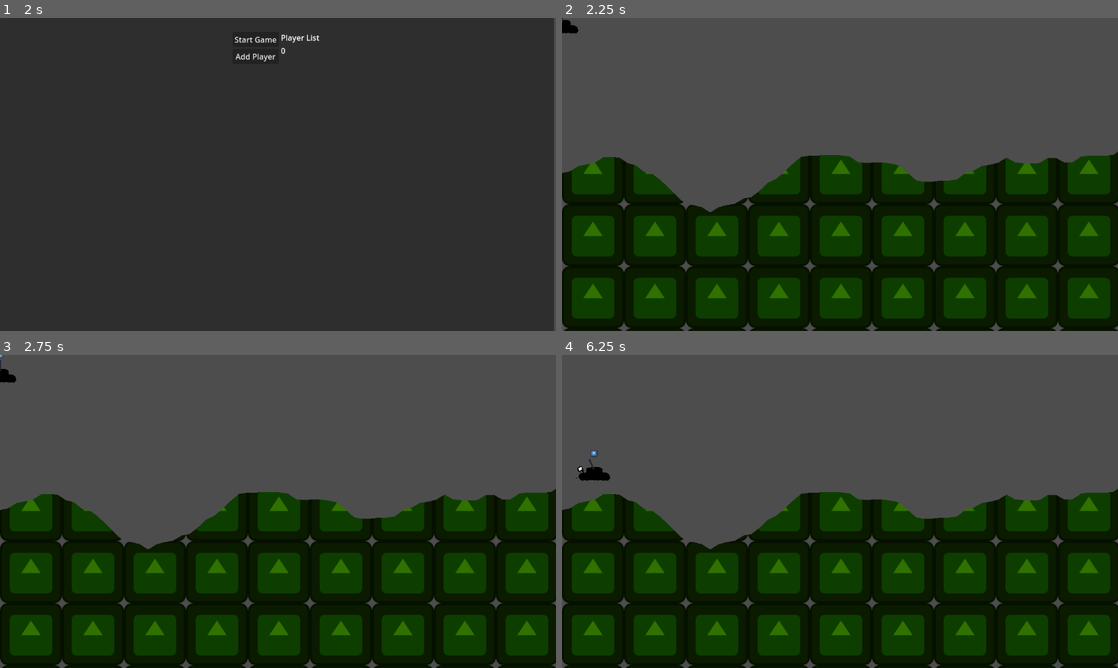
Above: before the commit, frames 1-4 (two rows, left to right).
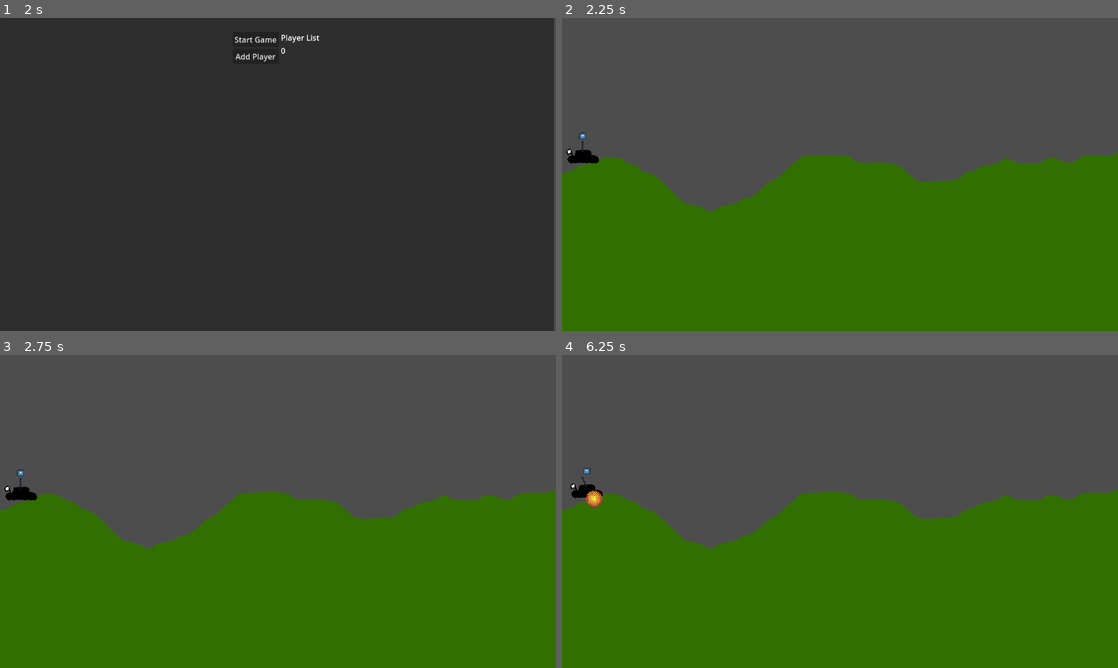
Above: after the commit, the same moments.

Repository: hiemas-lerastad/Tanks-Redux
Game: Godot game, scene res://Scenes/Game.tscn
The game is run twice, just before and just after one commit, with the same random seed, the same clock (stepped at 60 frames per second) and the same inputs. The engine's default icon, where the game draws it, is replaced by a stand-in: a white triangle on a blue panel in a dark square.
Inputs (mouse positions are in pixels of both pictures, inside the frame that each line leads up to):
- Up to frame 1 (2 s): click (278, 71) at 0.52 s; type "12" at 0.6 s; click "Host Game" at 1.25 s
- Up to frame 2 (2.25 s): click "Start Game" at 2 s
- Up to frame 3 (2.75 s): no input
- Up to frame 4 (6.25 s): tap Enter at 2.75 s; move the mouse to (962, 495) at 2.77 s; hold D (right) 2.78-4.28 s; tap W (up) at 2.85, 3.02, 3.32, 3.77, 3.8, 4.07, 4.55, 5.1, 5.27, 5.57, 6.02, 6.05 s; move the mouse to (728, 527) at 3.52 s; click (728, 527) at 3.6 s; move the mouse to (895, 442) at 4.27 s; hold A (left) 4.28-5.03 s; tap Space (fire) at 4.35 s; move the mouse to (812, 574) at 5.02 s; hold D (right) from 5.03 s (still down); move the mouse to (1006, 558) at 5.77 s; press the mouse at (1006, 558) at 5.78 s

Frame 1 is identical in both runs. In frame 2, 49% of the frame differs, in the area x 0-100%, y 0-100%; in frame 3, 49%; in frame 4, 50%, in the area x 0-100%, y 30-100%.
Error in both runs: Assertion failed: UPNP Discover Failed! Error 24 (res://Scripts/Game.gd:106)

Commit message:
fixed spawn location

Diff:
--- a/Scenes/Player/tank.tscn
+++ b/Scenes/Player/tank.tscn
@@ -27,14 +27,16 @@
 properties/3/spawn = true
 properties/3/replication_mode = 1
 
-[node name="tank" type="CharacterBody2D" node_paths=PackedStringArray("body", "turret", "indicator", "shoot_progress")]
+[node name="tank" type="CharacterBody2D" node_paths=PackedStringArray("body", "turret", "indicator", "terrain_detector", "shoot_progress")]
 texture_filter = 1
 collision_layer = 2
+collision_mask = 5
 floor_max_angle = 1.22173
 script = ExtResource("1_bffw6")
 body = NodePath("body")
 turret = NodePath("body/turret")
 indicator = NodePath("body/Indicator")
+terrain_detector = NodePath("RayCast2D")
 shoot_progress = NodePath("body/turret/shoot_progress")
 
 [node name="_input_component" type="Node" parent="." node_paths=PackedStringArray("controls")]
@@ -81,6 +83,10 @@
 [node name="MultiplayerSynchronizer" type="MultiplayerSynchronizer" parent="."]
 replication_config = SubResource("SceneReplicationConfig_b4fuv")
 
+[node name="RayCast2D" type="RayCast2D" parent="."]
+target_position = Vector2(0, 1000)
+collide_with_areas = true
+
 [connection signal="begin_firing" from="_input_component" to="_input_component" method="_begin_shooting_animation"]
 [connection signal="end_firing" from="_input_component" to="_input_component" method="_end_shooting_animation"]
 [connection signal="shot_fired" from="_input_component" to="_weapon_component" method="_fire"]
--- a/Scenes/Terrain/Marching Squares/Square.tscn
+++ b/Scenes/Terrain/Marching Squares/Square.tscn
@@ -1,7 +1,6 @@
-[gd_scene load_steps=3 format=3 uid="uid://c8rt2gk22dhxm"]
+[gd_scene load_steps=2 format=3 uid="uid://c8rt2gk22dhxm"]
 
 [ext_resource type="Script" path="res://Scripts/Terrain/Marching Squares/Square.gd" id="1_2w2nw"]
-[ext_resource type="Texture2D" uid="uid://g0sdbhn8ml8k" path="res://icon.svg" id="2_afyqf"]
 
 [node name="Square" type="CollisionPolygon2D" node_paths=PackedStringArray("visible_polygon", "collision_polygon")]
 show_behind_parent = true
@@ -11,6 +10,5 @@
 
 [node name="Polygon2D" type="Polygon2D" parent="."]
 texture_repeat = 2
-color = Color(0.192503, 0.44321, 1.05888e-06, 1)
+color = Color(0.192157, 0.443137, 0, 1)
 antialiased = true
-texture = ExtResource("2_afyqf")
--- a/Scenes/Terrain/Marching Squares/Test.tscn
+++ b/Scenes/Terrain/Marching Squares/Test.tscn
@@ -1,9 +1,11 @@
-[gd_scene load_steps=6 format=3 uid="uid://ciht2tcxuqcvo"]
+[gd_scene load_steps=7 format=3 uid="uid://ciht2tcxuqcvo"]
 
 [ext_resource type="Script" path="res://Scripts/Terrain/Marching Squares/SquareManager.gd" id="1_nlywu"]
 [ext_resource type="Script" path="res://Scripts/Level/Level.gd" id="1_o3847"]
 [ext_resource type="PackedScene" uid="uid://c8rt2gk22dhxm" path="res://Scenes/Terrain/Marching Squares/Square.tscn" id="2_ttqaj"]
 [ext_resource type="PackedScene" uid="uid://m03xo3rkc33r" path="res://Scenes/Player/tank.tscn" id="3_ncci5"]
+
+[sub_resource type="WorldBoundaryShape2D" id="WorldBoundaryShape2D_vdy4y"]
 
 [sub_resource type="SceneReplicationConfig" id="SceneReplicationConfig_2mksd"]
 properties/0/path = NodePath(".:seed")
@@ -21,7 +23,31 @@
 projectile_container = NodePath("Projectile Container")
 player_scene = ExtResource("3_ncci5")
 
+[node name="Border" type="StaticBody2D" parent="."]
+collision_layer = 4
+collision_mask = 0
+
+[node name="Floor" type="CollisionShape2D" parent="Border"]
+position = Vector2(570, 648)
+shape = SubResource("WorldBoundaryShape2D_vdy4y")
+
+[node name="Ceiling" type="CollisionShape2D" parent="Border"]
+position = Vector2(570, -1)
+rotation = 3.14159
+shape = SubResource("WorldBoundaryShape2D_vdy4y")
+
+[node name="Left" type="CollisionShape2D" parent="Border"]
+position = Vector2(-2, 286)
+rotation = 1.5708
+shape = SubResource("WorldBoundaryShape2D_vdy4y")
+
+[node name="Right" type="CollisionShape2D" parent="Border"]
+position = Vector2(1155, 288)
+rotation = -1.5708
+shape = SubResource("WorldBoundaryShape2D_vdy4y")
+
 [node name="Squares" type="StaticBody2D" parent="." node_paths=PackedStringArray("level")]
+collision_mask = 3
 script = ExtResource("1_nlywu")
 dot_color_filled = Color(1, 1, 1, 1)
 square_scene = ExtResource("2_ttqaj")
--- a/Scripts/Game.gd
+++ b/Scripts/Game.gd
@@ -90,7 +90,7 @@
 	player_list.append({
 		'id': player_list.size(),
 		'multiplayer_id': id,
-		'active': true
+		'active': true,
 	})
 
 @rpc("any_peer", "call_remote")
--- a/Scripts/Level/Level.gd
+++ b/Scripts/Level/Level.gd
@@ -39,14 +39,18 @@
 			player_instance.multiplayer_id = multiplayer_id;
 			player_container.add_child(player_instance, true);
 
+			await square_manager.initialised;
 			setup_player.rpc_id(multiplayer_id, player, index);
 
 @rpc("call_local", "reliable")
 func setup_player(player: int, index: int) -> void:
 	if player_container.get_node_or_null(str(player)):
 		var player_instance: Player = player_container.get_node_or_null(str(player));
+		var padding: int = 100;
+		var spawn_width: int = get_viewport().content_scale_size.x - padding
+		var player_x_position: float = ((spawn_width / clamp(Globals.player_list.size() - 1, 1, 100)) * (index)) + (padding / 2);
 
-		player_instance.position = Vector2(player_instance.position.x + (index * 200), player_instance.position.y);
+		player_instance.position.x = player_x_position;
 
 #func _process(_delta) -> void:
 	#if Input.is_action_pressed("click_left"):
--- a/Scripts/Player/tank.gd
+++ b/Scripts/Player/tank.gd
@@ -10,6 +10,7 @@
 @export var body: Sprite2D;
 @export var turret: Sprite2D;
 @export var indicator: Sprite2D;
+@export var terrain_detector: RayCast2D;
 
 @export_category("tank_ui")
 @export var shoot_progress: TextureProgressBar;
@@ -25,6 +26,10 @@
 	position = spawn_position;
 
 func _physics_process(delta):
+	if terrain_detector.is_colliding():
+		var vertex = terrain_detector.get_collision_point()
+		position.y = vertex.y - 10;
+		terrain_detector.enabled = false;
 	if Globals.player_turn == id and not indicator.visible and multiplayer_id == multiplayer.get_unique_id():
 		indicator.show();
 	elif indicator.visible:
--- a/Scripts/Terrain/Marching Squares/SquareManager.gd
+++ b/Scripts/Terrain/Marching Squares/SquareManager.gd
@@ -7,6 +7,7 @@
 @export var size_width: int;
 @export var size_height: int;
 @export var seed: int;
+@export var initialised: bool = false;
 
 var noise: FastNoiseLite;
 
@@ -218,6 +219,8 @@
 			add_child(square);
 
 			squares_matrix[(x) * size_width + (y)] = square;
+
+	initialised = true;
 
 func set_initial_grid() -> void:
 	matrix.clear()
--- a/project.godot
+++ b/project.godot
@@ -68,3 +68,4 @@
 
 2d_physics/layer_1="World"
 2d_physics/layer_2="Player"
+2d_physics/layer_3="Border"
